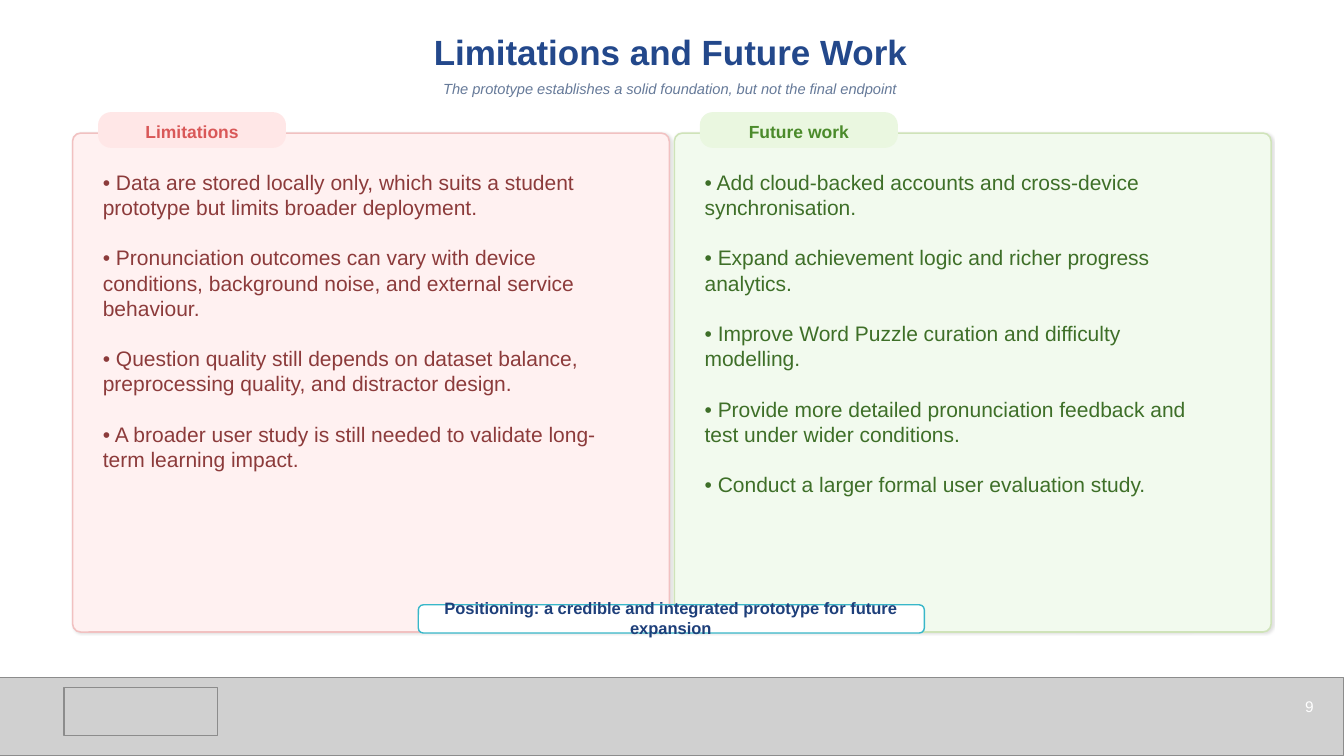
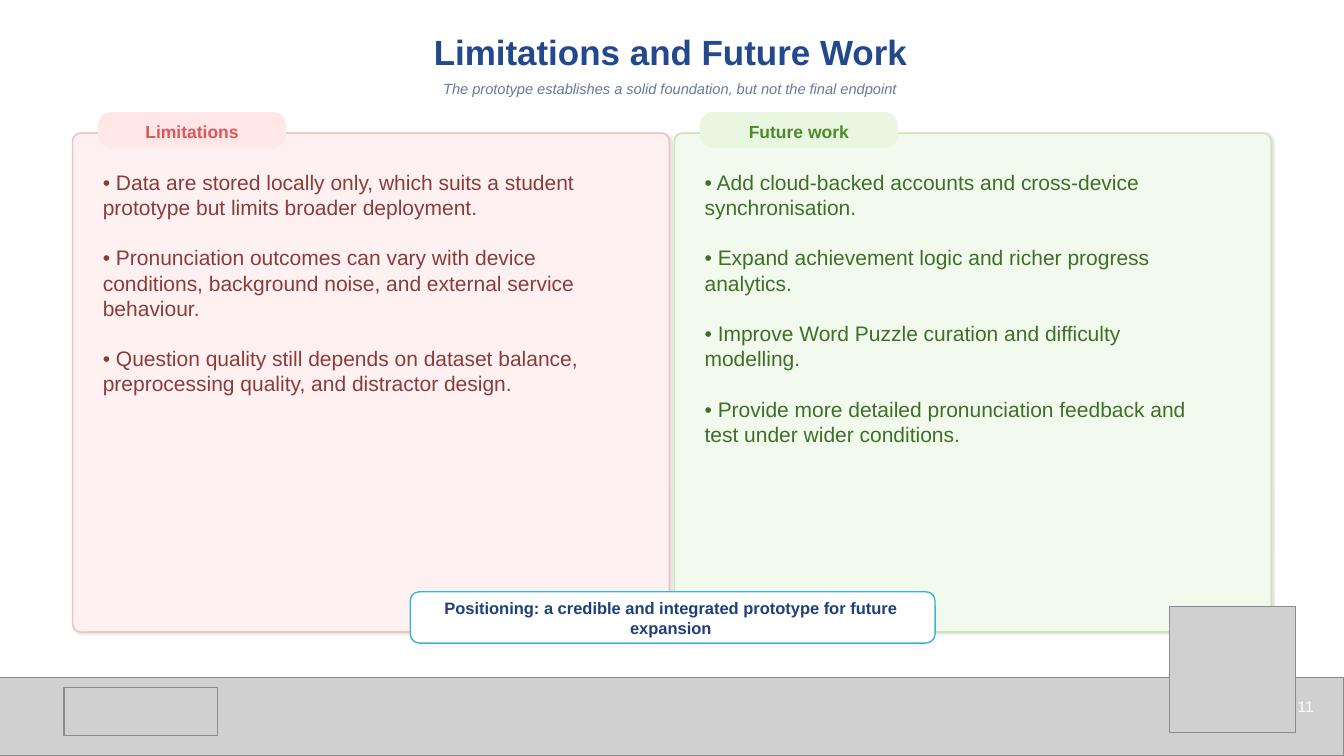
Before and after one commit to liuweilianghhh/Chinese_game, a slide deck: slide 11 of CatLingo_Defense_Template_Style.pptx (slide 9 before the commit). Drawn at 1344x756 pixels with LibreOffice and Linux fonts; fonts in the diff are those of the drawing; grey boxes stand for pictures. Boxes give left, top, right and bottom in pixels: in the first picture for what was removed or moved away, otherwise in the second. Text is boxed around its words. In the diff, an @@ line names an element or a change of style, - is before the commit and + after.

```diff
--- a/CatLingo_Defense_Template_Style.pptx
+++ b/CatLingo_Defense_Template_Style.pptx
@@ text at [103,427,596,472]: paragraph removed @@
-• A broader user study is still needed to validate long-term learning impact.
@@ text at [718,476,1145,497]: paragraph removed @@
-• Conduct a larger formal user evaluation study.
@@ rounded rectangle: place and size @@
-rounded rectangle at [418,605,925,633]
+rounded rectangle at [410,592,936,643]
@@ picture added at [1170,607,1296,733] @@
@@ text at [1298,702,1314,712]: text changed @@
-9
+11
```
Also in this commit, not shown: 8 other slides changed, 2 slides added, 1 other file.
